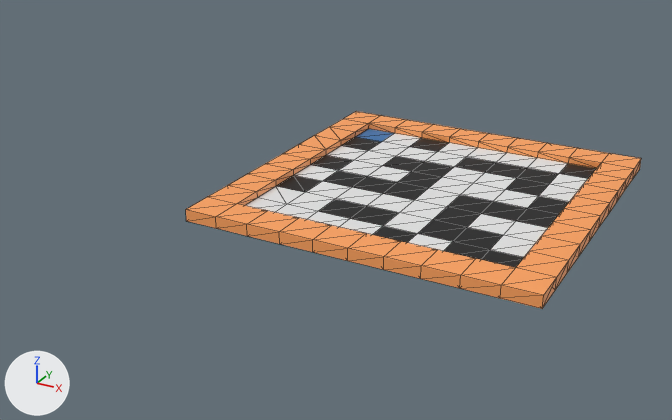
Before and after pictures for a commit that changed the COLLADA model blend/trying again.dae.
Rendered twice from a 50 mm camera at (4.9, -11.71, 5.17) aimed at (-0.88, -1.19, -0.08). Lighting does not change. The marker at lower left points along +X, +Y and +Z. Mesh edges are drawn as thin lines. Where no turn or scale is listed for an object, it has been applied to the vertices.
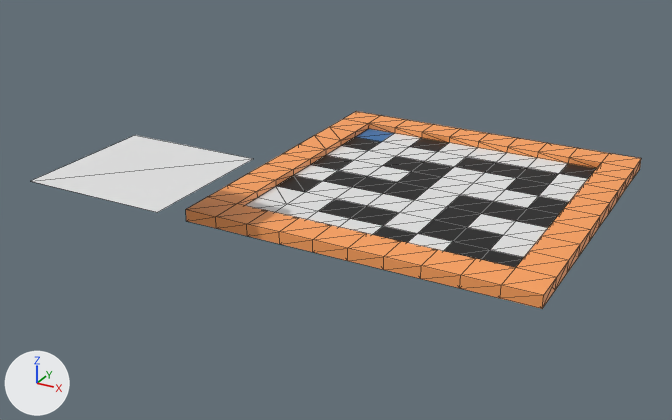
What differs and where, as boxes [x1, y1, x2, y2] in the pictures (672 x 420 px):
'Cube', reshaped (34% wider): before [186, 111, 641, 309]; after [32, 111, 641, 309]
part 1 of me_cube, added: after [32, 135, 253, 212]

Edits to the bpy script that builds the scene:
```text
Change me_cube:
    where me_cube.from_pydata(...)  # 274 vertices, 544 faces; spans x -2.5..2.5, y -2.5..2.5, z -0.09..0.09
    used by ob_cube; location = (0.0, 0.0, 0.0)
    verts and faces of me_cube; kept vertices keep their numbers, new ones are numbered from 274
    me_cube part 1
    add verts[274] = (-3.64, -2.08, 0.84)  # pixel (135, 135)
    add verts[275] = (-3.64, -4.08, 0.84)  # pixel (30, 181)
    add verts[276] = (-1.64, -2.08, 0.84)  # pixel (253, 158)
    add verts[277] = (-1.64, -4.08, 0.84)  # pixel (157, 212)
    add faces += [(274, 275, 276), (275, 277, 276)]  # mat_white (white #e7e7e7)
```
